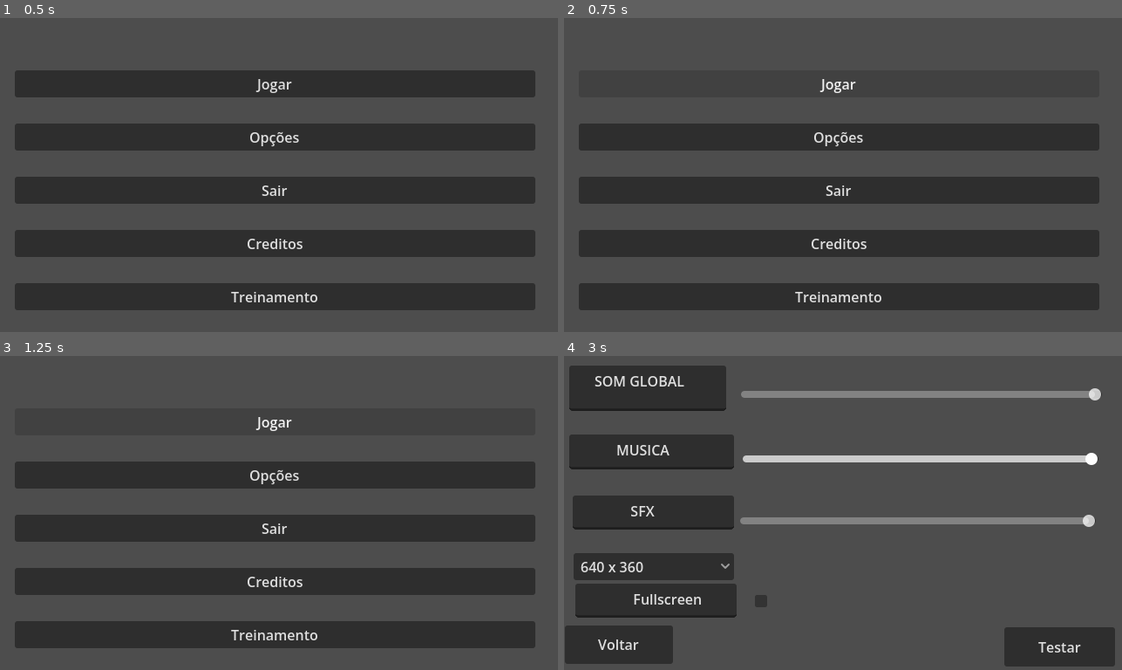
Above: before the commit, frames 1-4 (two rows, left to right).
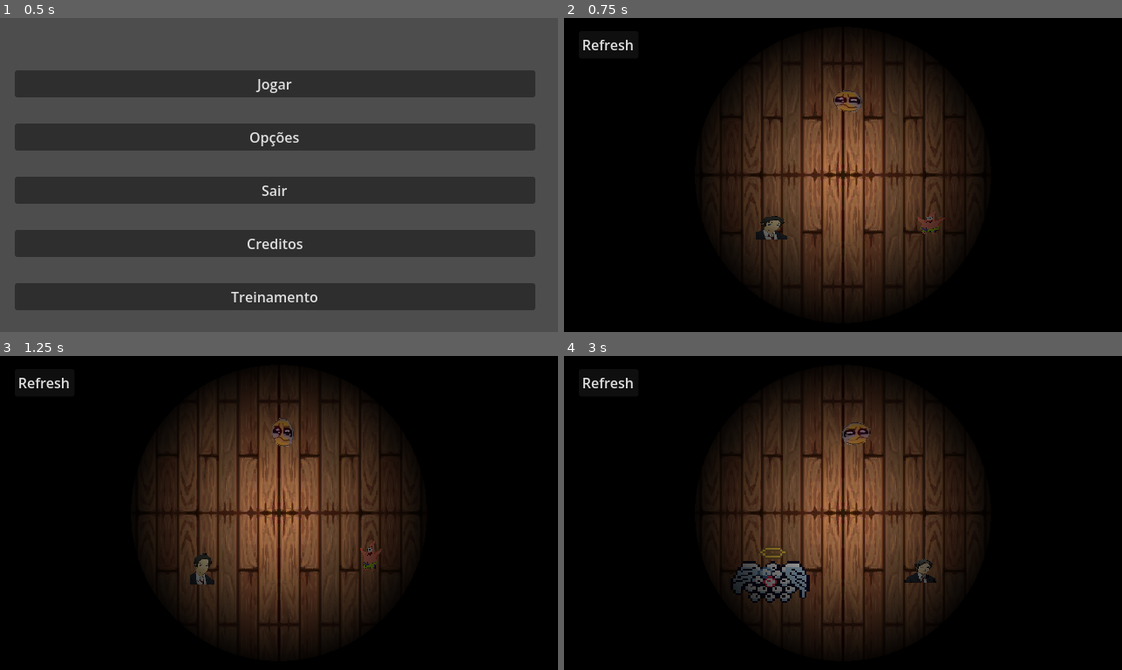
Above: after the commit, the same moments.

Repository: Rorenk/Gladia-Mandin
Game: Godot game, scene res://scenes/main_menu.tscn
Two runs of this game, one before a commit and one after it. Both use one fixed random seed, a clock stepped at 60 frames per second and the inputs below.
Inputs (mouse positions are in pixels of both pictures, inside the frame that each line leads up to):
- Up to frame 1 (0.5 s): no input
- Up to frame 2 (0.75 s): click "Jogar" at 0.5 s
- Up to frame 3 (1.25 s): no input
- Up to frame 4 (3 s): click (837, 421) at 1.25 s, where only the run before the commit has a clickable "Jogar"; click (608, 384) at 2 s, where only the run after the commit has a clickable "Refresh"; click (837, 475) at 2.75 s, where only the run before the commit has a clickable "Opções"

Frame 1 is identical in both runs. In frame 2, 99% of the frame differs, in the area x 0-100%, y 0-100%; in frame 3, 99%; in frame 4, 99%.
Error before the commit: Invalid assignment of property or key 'treinamento' with value of type 'bool' on a base object of type 'Nil'. (res://scripts/scenes/main_menu.gd:9)

Commit message:
Add: Criatura sprite
Adicionado o sprite da fumiga.

Diff:
--- a/project.godot
+++ b/project.godot
@@ -21,7 +21,7 @@
 
 [autoload]
 
-GameState="*uid://jhs86ch8x7no"
+GameState="*uid://dyqik257e83u5"
 MusicController="*uid://cvlall41eb1bj"
 SFXController="*uid://c32nq4wrq5gi2"
 
--- /dev/null
+++ b/resources/creatures/fumiga.tres
@@ -0,0 +1,37 @@
+[gd_resource type="Resource" script_class="CreatureResource" format=3 uid="uid://cjarlg8atu333"]
+
+[ext_resource type="Resource" uid="uid://dive66d8lf1on" path="res://resources/abilities/attack/soco.tres" id="1_x1rox"]
+[ext_resource type="Texture2D" uid="uid://c8mso3l8u2xex" path="res://assets/sprites/creatures/fumiga.png" id="2_owpc8"]
+[ext_resource type="Script" uid="uid://cq26uefm0qhsr" path="res://scripts/resource/creature_resource.gd" id="3_a3se6"]
+[ext_resource type="Resource" uid="uid://gt28sn76u1og" path="res://resources/abilities/skills/skill_teste.tres" id="4_yw6ta"]
+
+[sub_resource type="AtlasTexture" id="AtlasTexture_lpxht"]
+atlas = ExtResource("2_owpc8")
+region = Rect2(0, 0, 32, 32)
+
+[sub_resource type="SpriteFrames" id="SpriteFrames_7sr5u"]
+animations = [{
+"frames": [{
+"duration": 1.0,
+"texture": SubResource("AtlasTexture_lpxht")
+}],
+"loop": 1,
+"name": &"default",
+"speed": 5.0
+}]
+
+[resource]
+script = ExtResource("3_a3se6")
+basic_attack = ExtResource("1_x1rox")
+special_skill = ExtResource("4_yw6ta")
+creature_sprite_sheet = SubResource("SpriteFrames_7sr5u")
+creature_name = "fumiga"
+creature_max_hp = 10
+creature_attack = 1
+creature_defense = 1
+creature_special_attack = 1
+creature_special_defense = 1
+creature_speed = 20
+creature_luck = 5
+creature_form = 1
+metadata/_custom_type_script = "uid://cq26uefm0qhsr"
Binary file added: assets/sprites/creatures/fumiga.png
Not shown, added: assets/sprites/creatures/fumiga.png.import
